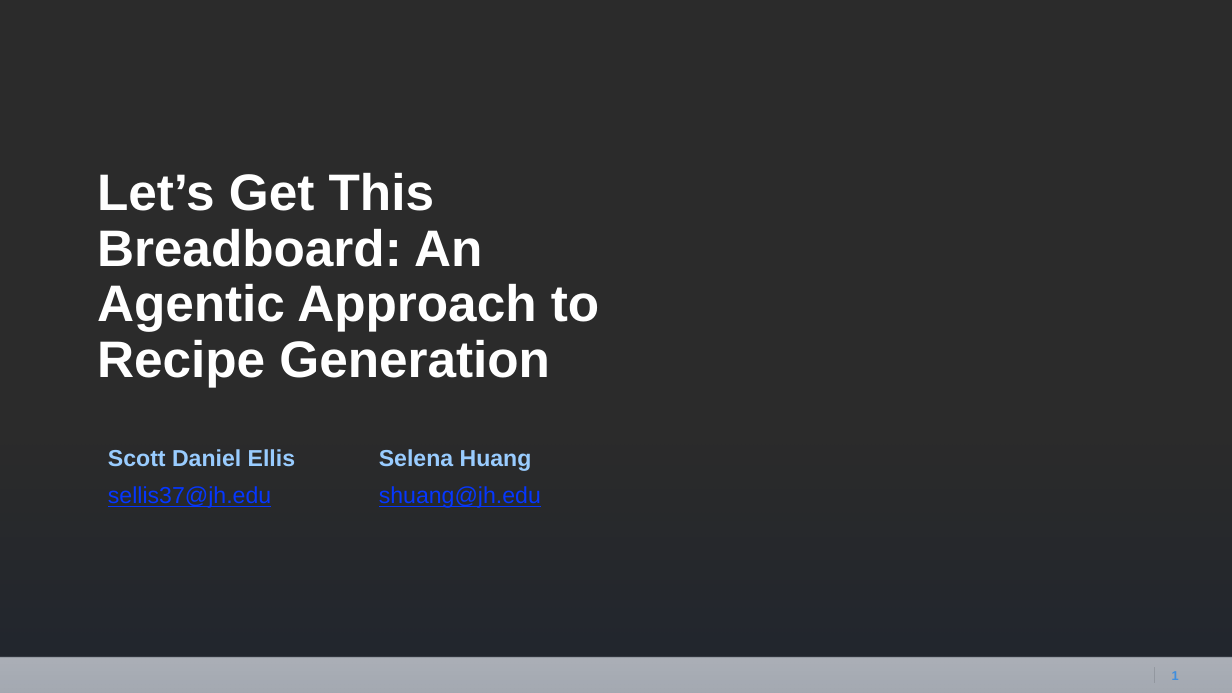
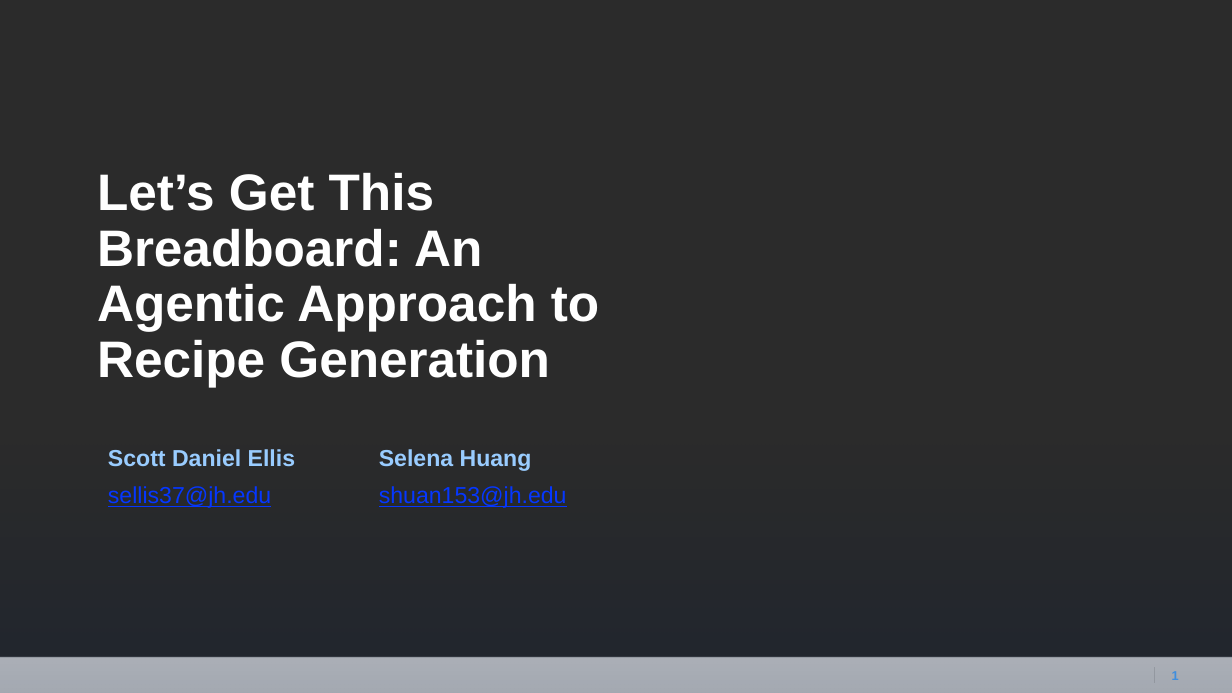
Before and after one commit to selenahuang017/llm-recipe-generation, a slide deck: slide 1 of Final_Presentation.pptx. Drawn at 1232x693 pixels with LibreOffice and Linux fonts; fonts in the diff are those of the drawing; background and template pictures are left out; a plain dark background stands for a picture behind light text. Boxes give left, top, right and bottom in pixels: in the first picture for what was removed or moved away, otherwise in the second. Text is boxed around its words. In the diff, an @@ line names an element or a change of style, - is before the commit and + after.

```diff
--- a/Final_Presentation.pptx
+++ b/Final_Presentation.pptx
@@ table at box(99, 441, 640, 516) @@
-row 2, column 2: shuang@jh.edu
+row 2, column 2: shuan153@jh.edu
```
Also in this commit, not shown: 2 other slides changed, 1 slide added, 1 slide removed, 6 other files.
